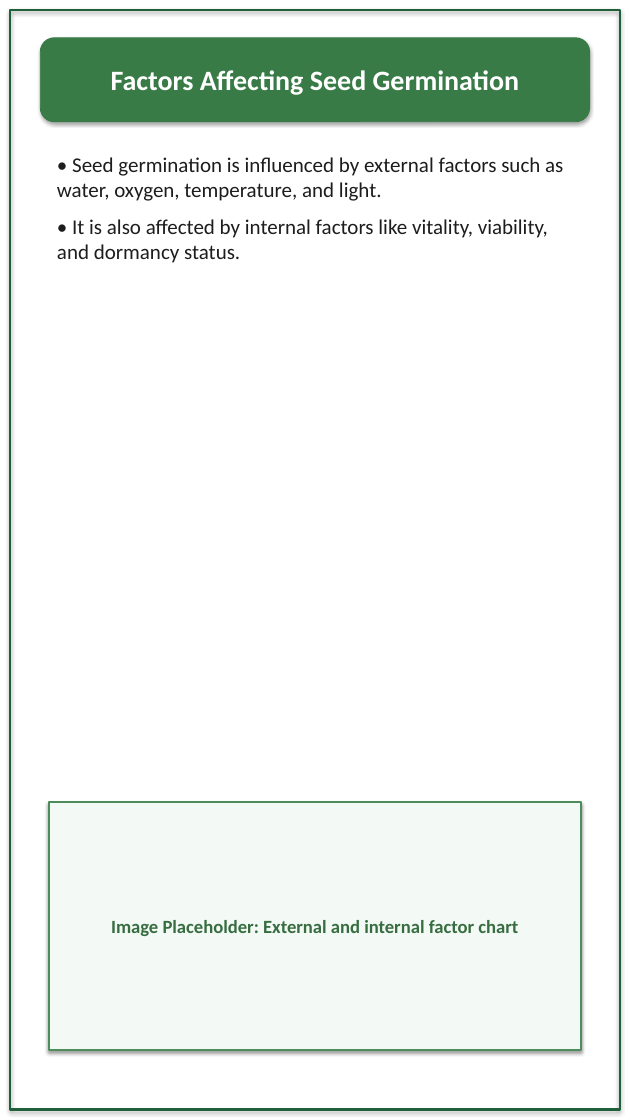
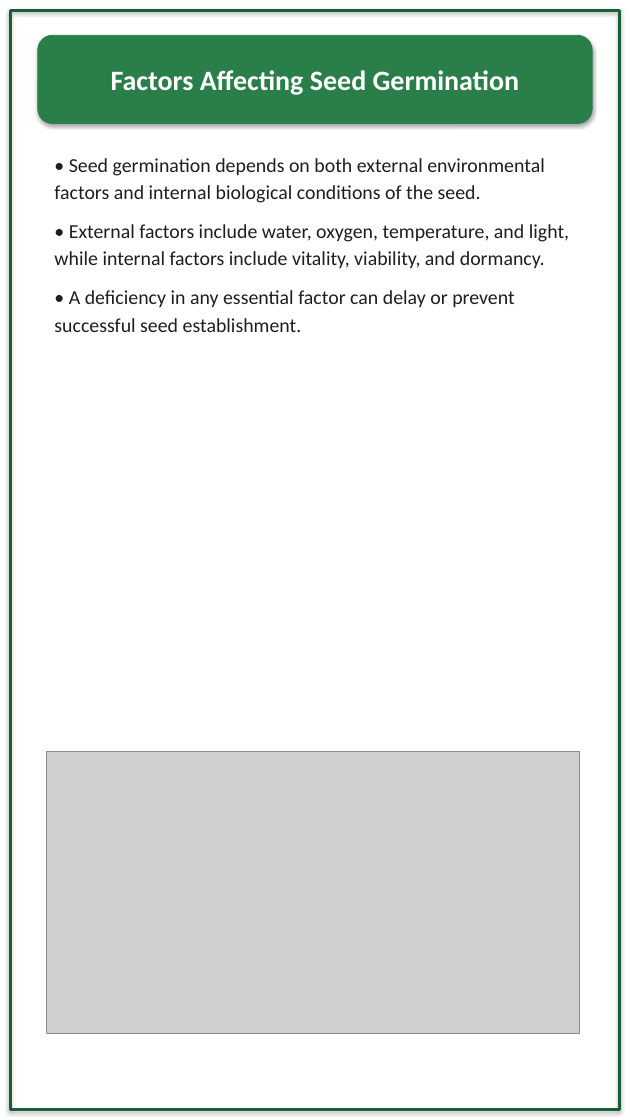
Before and after one commit to rpraut2008-stack/Vinsmoke, a slide deck: slide 6 of Effects_of_Urea_on_Plant_Growth.pptx. Drawn at 630x1120 pixels with LibreOffice and Linux fonts; fonts in the diff are those of the drawing; grey boxes stand for pictures. Boxes give left, top, right and bottom in pixels: in the first picture for what was removed or moved away, otherwise in the second. Text is boxed around its words. In the diff, an @@ line names an element or a change of style, - is before the commit and + after.

```diff
--- a/Effects_of_Urea_on_Plant_Growth.pptx
+++ b/Effects_of_Urea_on_Plant_Growth.pptx
@@ rectangle at <box>10,10,620,1110</box>: outline #1F5F3A 2.2 pt to #1D5C38 2.5 pt @@
@@ rounded rectangle "Factors Affecting Seed Germination" at <box>38,35,592,123</box>: fill #397B47 to #2A7E49; outline #397B47 0.75 pt to #2A7E49 0.75 pt @@
@@ text at <box>54,158,569,332</box>: text changed; size 18 to 17 pt; text colour #1D1D1D to #1E1E1E @@
-• Seed germination is influenced by external factors such as water, oxygen, temperature, and light.
-• It is also affected by internal factors like vitality, viability, and dormancy status.
+• Seed germination depends on both external environmental factors and internal biological conditions of the seed.
+• External factors include water, oxygen, temperature, and light, while internal factors include vitality, viability, and dormancy.
+• A deficiency in any essential factor can delay or prevent successful seed establishment.
@@ picture added at <box>46,752,580,1033</box> @@
@@ rectangle removed at <box>49,802,581,1050</box> @@
-Image Placeholder: External and internal factor chart
```
Also in this commit, not shown: 10 other slides changed, 12 slides added, 12 slides removed.
